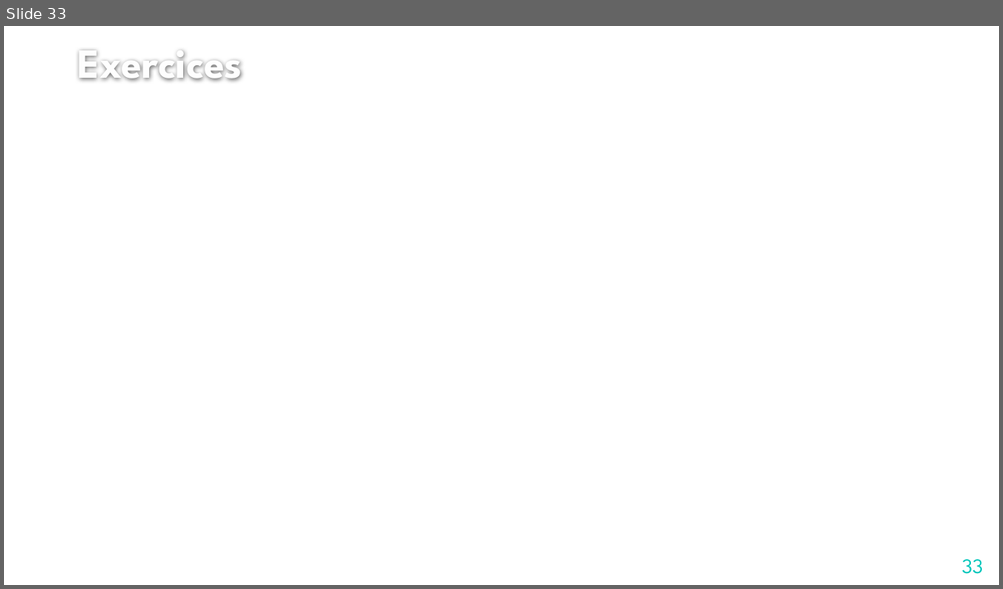
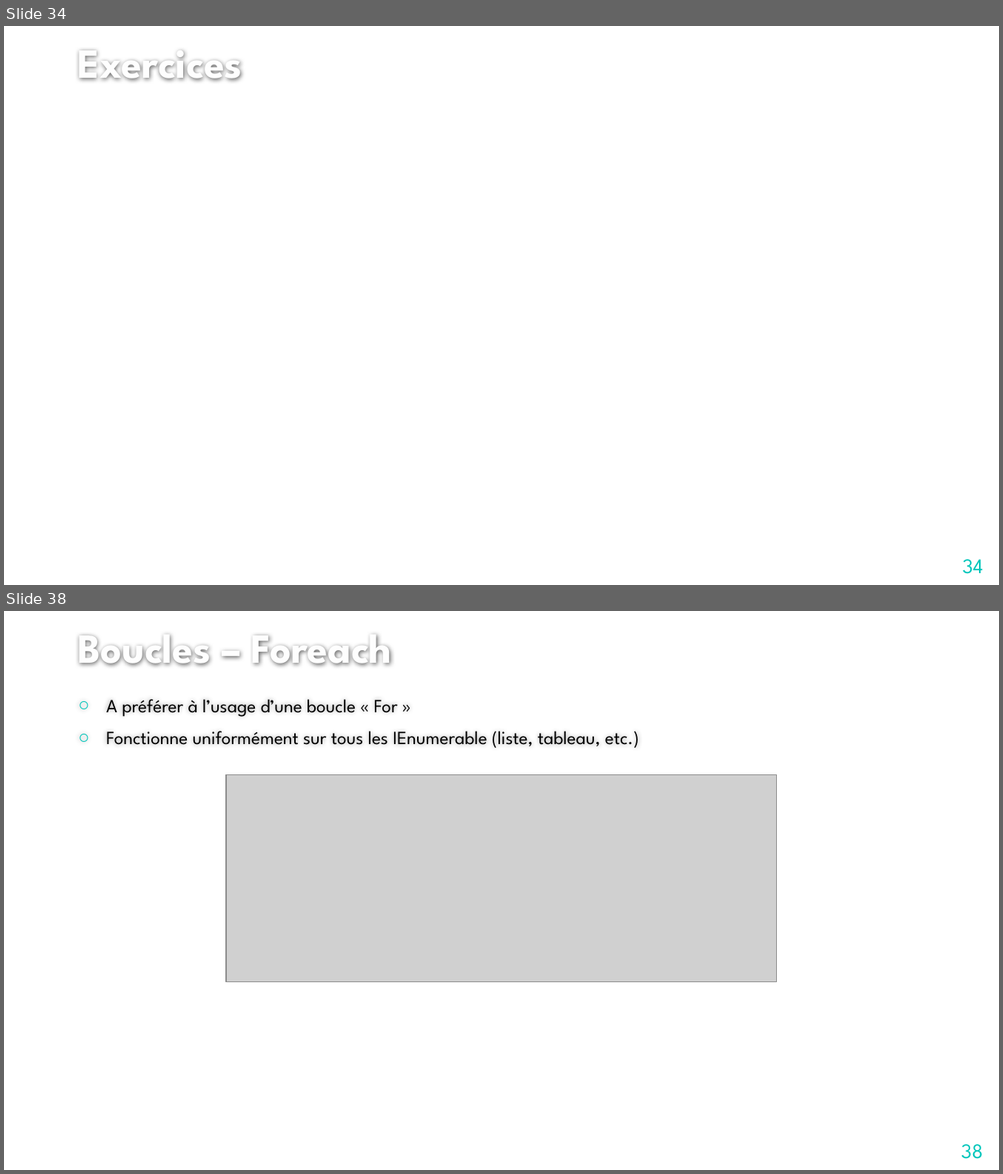
Before and after one commit to jcchalte/PresentationsCCI, a slide deck: 2018-2019/C#/Compléments de cours.pptx. Shown one above the other, each under a label of ours: slide 33 before the commit, slides 34 and 38 after it; the slides between them are not shown. The pictures are 1003x589 and 1003x1174 pixels, drawn with LibreOffice and Linux fonts; fonts in the diff are those of the drawing; grey boxes stand for pictures; background and template pictures are left out. Boxes give left, top, right and bottom in pixels: in the first picture for what was removed or moved away, otherwise in the second. Text is boxed around its words. In the diff, an @@ line names an element or a change of style, - is before the commit and + after.

Commit message:
Ajouts exercices + listes et tableaux

```diff
--- a/2018-2019/C#/Compléments de cours.pptx
+++ b/2018-2019/C#/Compléments de cours.pptx
@@ slide 38 added at [4,611,999,1170], background #FFFFFF @@
@@ title added at [77,635,392,667], 40 pt, text #FEFEFE, bold @@
+Boucles – Foreach
@@ text added at [106,699,639,748], 18 pt, text #000000 @@
+○ A préférer à l’usage d’une boucle « For »
+○ Fonctionne uniformément sur tous les IEnumerable (liste, tableau, etc.)
@@ picture added at [226,775,777,982] @@
@@ page number added at [961,1145,983,1159], 20 pt, text #00C6BB @@
+38
@@ what was slide 33 is now slide 34 @@
@@ page number at [962,560,983,574]: text changed @@
-33
+34
```
Also in this commit, not shown: 5 other slides added, 2 other files.
